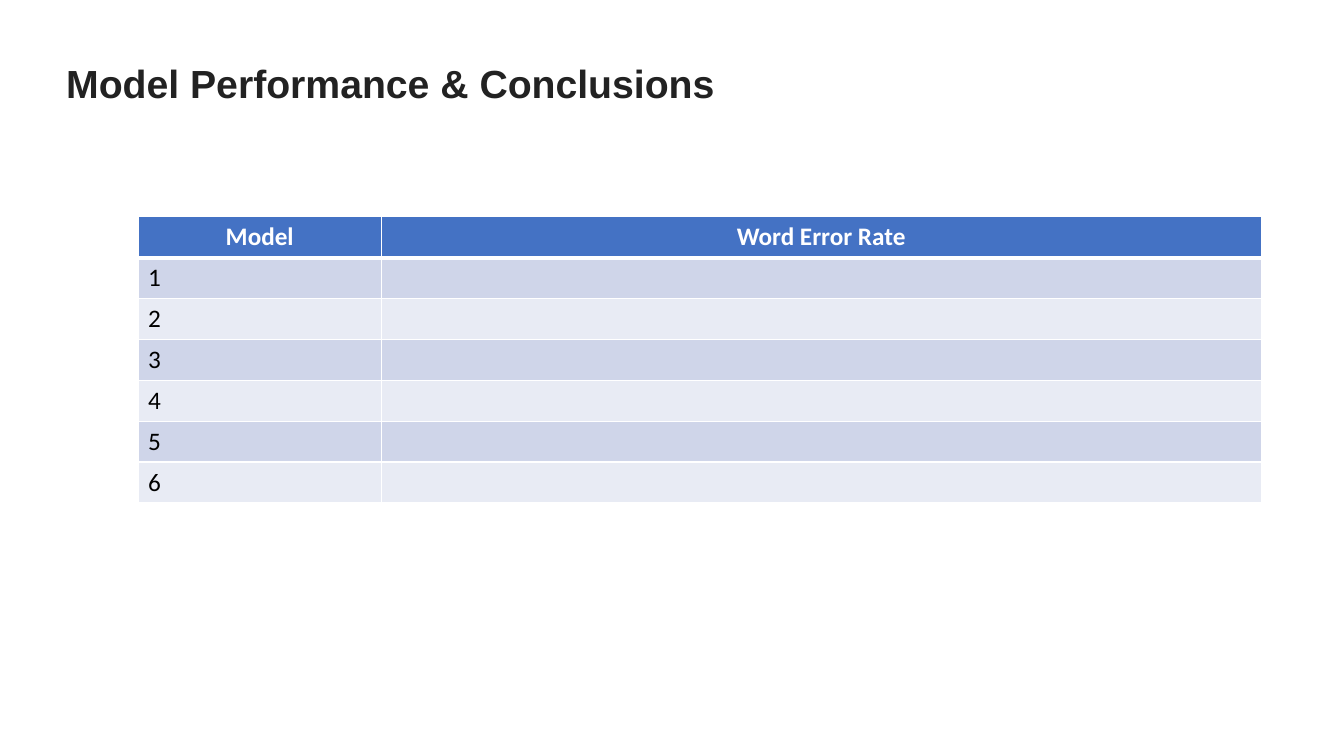
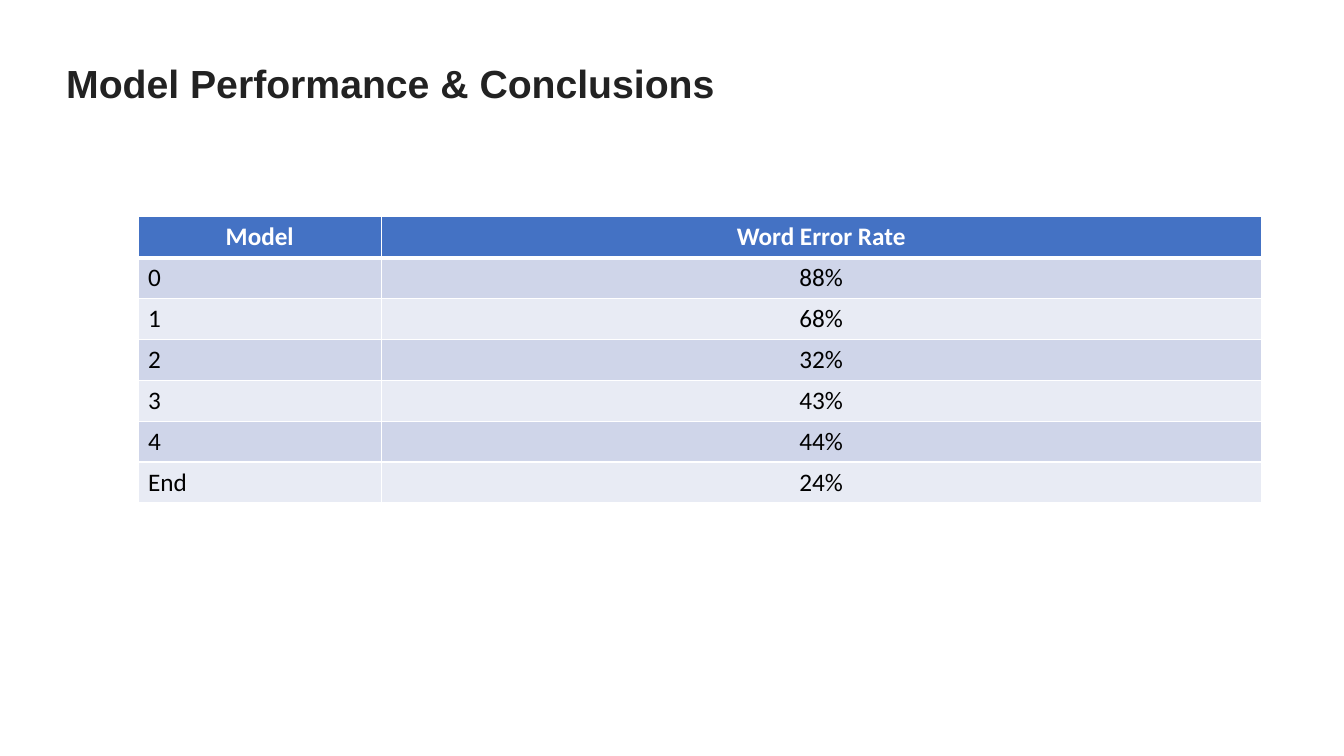
Before and after one commit to ravi-devgoblet/iisc_cohort4_group6_capstone, a slide deck: slide 8 of project_docs/Group 6 Capstone Project Presentation.pptx (slide 6 before the commit). Drawn at 1344x756 pixels with LibreOffice and Linux fonts; fonts in the diff are those of the drawing. Boxes give left, top, right and bottom in pixels: in the first picture for what was removed or moved away, otherwise in the second. Text is boxed around its words. In the diff, an @@ line names an element or a change of style, - is before the commit and + after.

```diff
--- a/project_docs/Group 6 Capstone Project Presentation.pptx
+++ b/project_docs/Group 6 Capstone Project Presentation.pptx
@@ table at (138,217,1261,503) @@
-row 2, column 1: 1
+row 2, column 1: 0
-row 2, column 2: 
+row 2, column 2: 88%
-row 3, column 1: 2
+row 3, column 1: 1
-row 3, column 2: 
+row 3, column 2: 68%
-row 4, column 1: 3
+row 4, column 1: 2
-row 4, column 2: 
+row 4, column 2: 32%
-row 5, column 1: 4
+row 5, column 1: 3
-row 5, column 2: 
+row 5, column 2: 43%
-row 6, column 1: 5
+row 6, column 1: 4
-row 6, column 2: 
+row 6, column 2: 44%
-row 7, column 1: 6
+row 7, column 1: End
-row 7, column 2: 
+row 7, column 2: 24%
```
Also in this commit, not shown: 2 other slides changed, 4 slides added, 4 slides removed.
